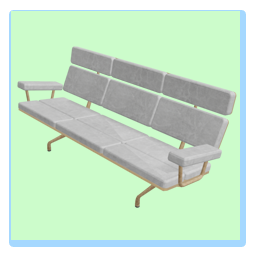
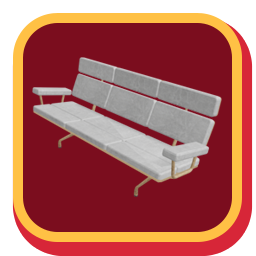
The second 256 x 256 image is a revision of the first. Changes to its layers:
painted on "Layer 3" over [17, 46, 237, 208]
removed layer "Rectangle 1" over [11, 11, 240, 240]
added layer "Rounded Rectangle 2" above "Layer 1" over [13, 13, 242, 242]
